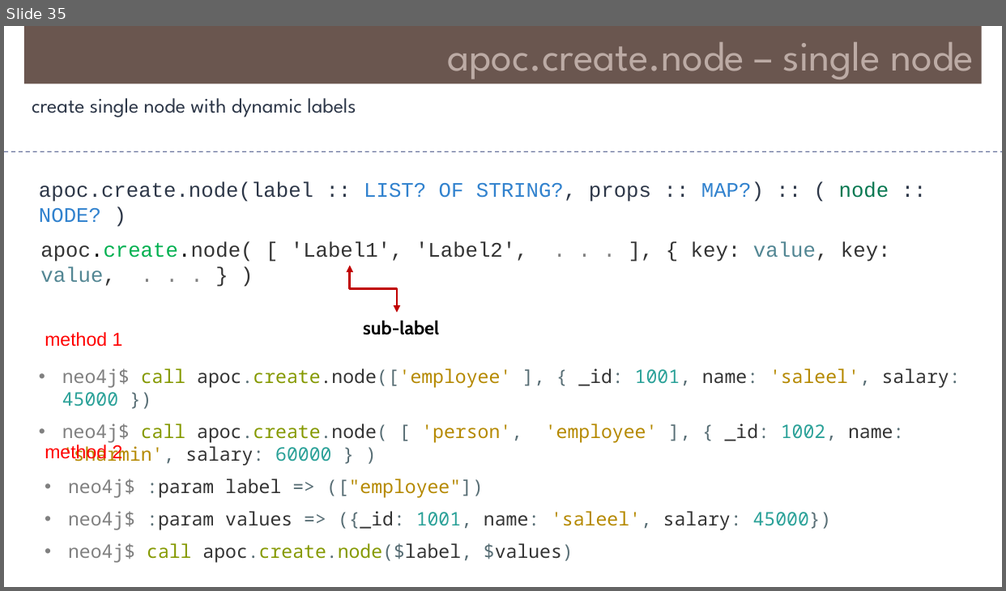
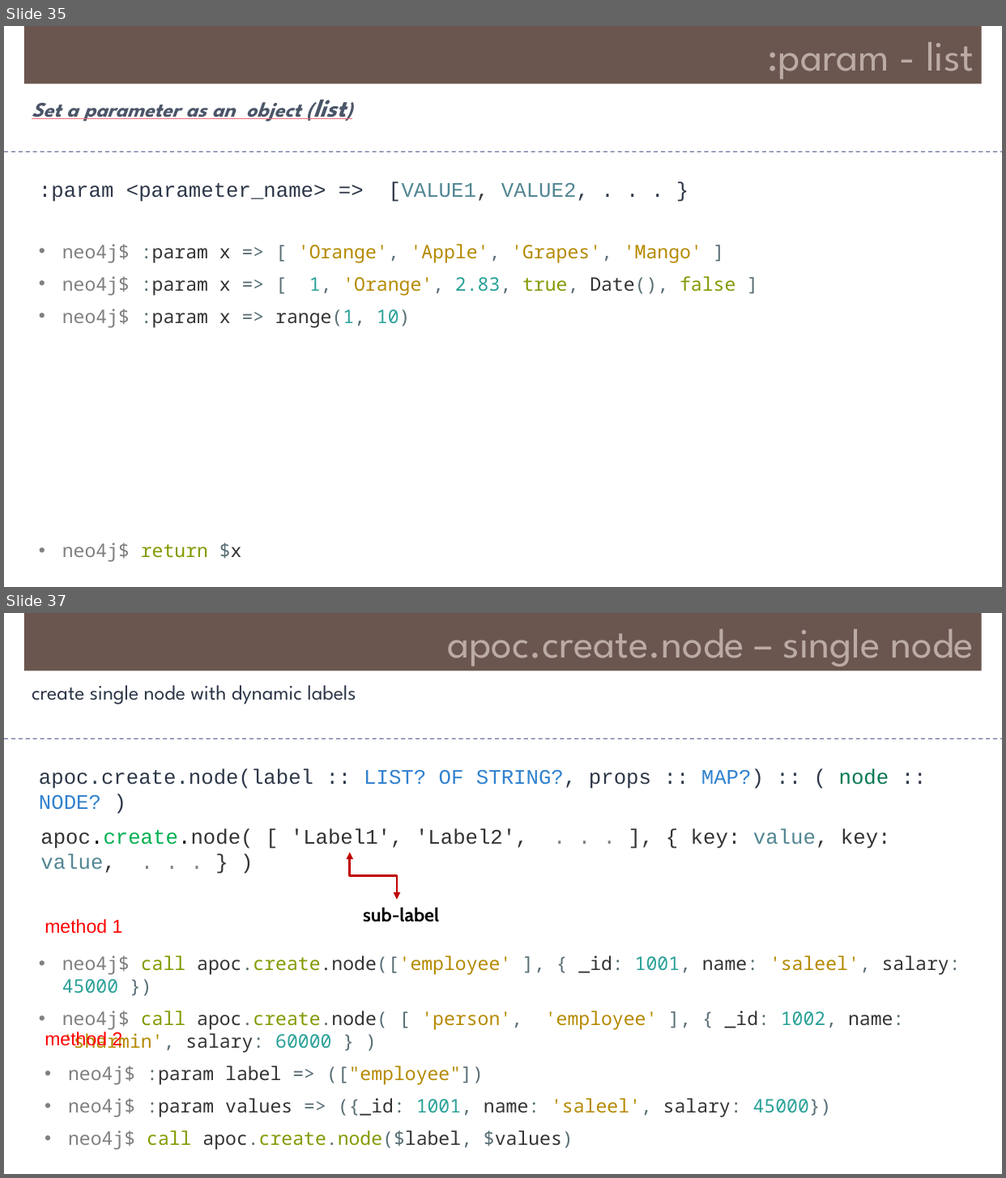
Before and after one commit to Saleel-Bagde/PPT-s, a slide deck: Neo4j.pptx. Shown one above the other, each under a label of ours: slide 35 before the commit, slides 35 and 37 after it; the slides between them are not shown. The pictures are 1006x591 and 1006x1178 pixels, drawn with LibreOffice and Linux fonts; fonts in the diff are those of the drawing. Boxes give left, top, right and bottom in pixels: in the first picture for what was removed or moved away, otherwise in the second. Text is boxed around its words. In the diff, an @@ line names an element or a change of style, - is before the commit and + after.

```diff
--- a/Neo4j.pptx
+++ b/Neo4j.pptx
@@ slide 35 added at (4,26,1002,587), background #FFFFFF @@
@@ rectangle added at (24,26,982,84), fill #6A5650, 40 pt, text #BCABA5 @@
+:param - list
@@ text added at (32,100,346,122), 20 pt, text #4A5568, bold, italic, underline @@
+Set a parameter as an object (list)
@@ line added from (4, 152) to (1002, 152), #6E78A0 0.99 pt dashed @@
@@ text added at (39,182,589,202), 20 pt, text #2D3748 @@
+:param <parameter_name> => [VALUE1, VALUE2, . . . }
@@ text added at (62,244,735,327), 18 pt, text #B58900 @@
+• neo4j$ :param x => [ 'Orange', 'Apple', 'Grapes', 'Mango' ]
+• neo4j$ :param x => [ 1, 'Orange', 2.83, true, Date(), false ]
+• neo4j$ :param x => range(1, 10)
@@ text added at (62,543,242,562), 18 pt, text #808080 @@
+• neo4j$ return $x
@@ what was slide 35 is now slide 37 @@
```
Also in this commit, not shown: 2 slides changed, 1 other slide added.
